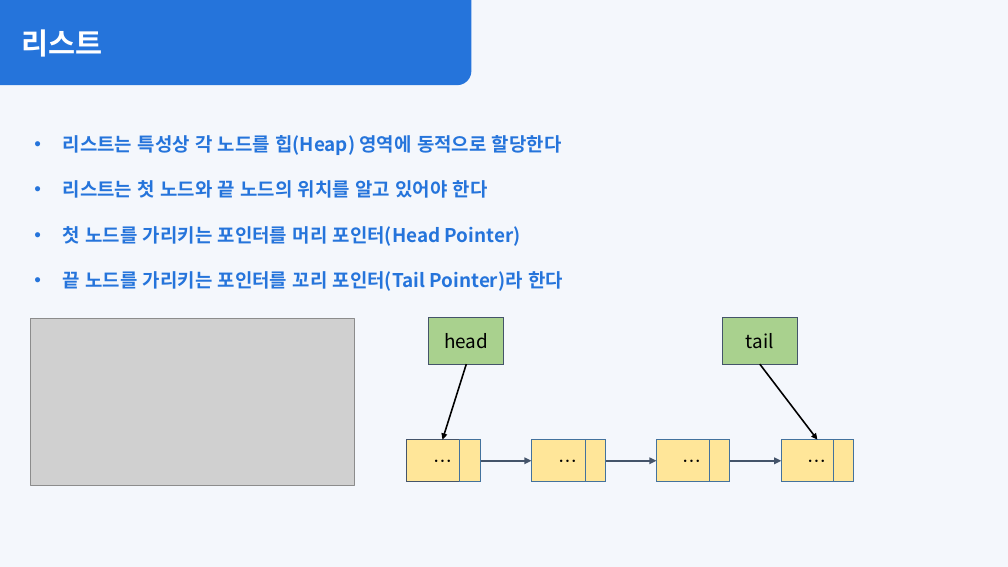
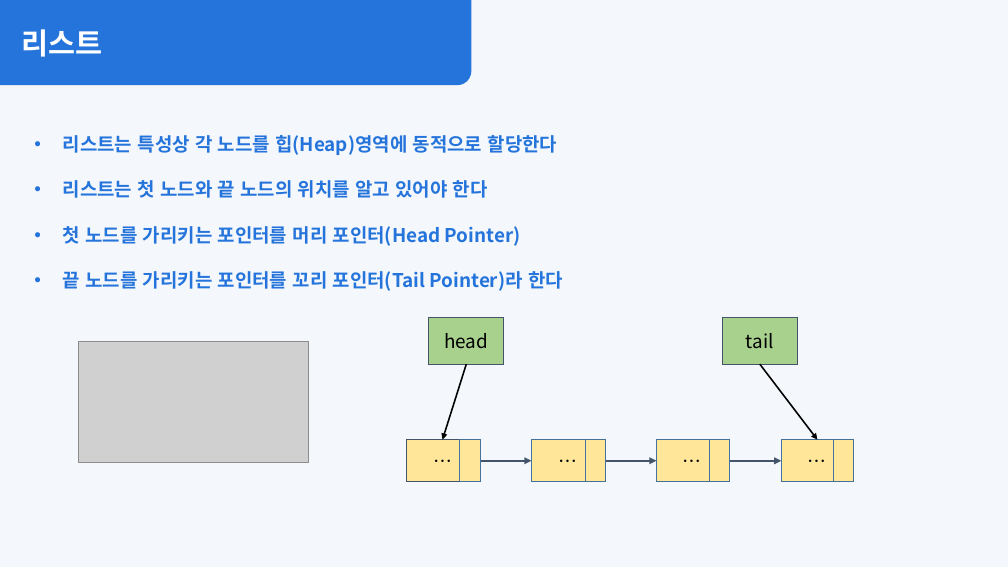
Before and after one commit to Hamsik2rang/SA24-Algorithm-Study, a slide deck: slide 32 of Language_Study/C/PPT/알고리즘 스터디 - 정렬, 이분탐색, 자료구조-리스트.pptx. Drawn at 1008x567 pixels with LibreOffice and Linux fonts; fonts in the diff are those of the drawing; grey boxes stand for pictures. Boxes give left, top, right and bottom in pixels: in the first picture for what was removed or moved away, otherwise in the second. Text is boxed around its words. In the diff, an @@ line names an element or a change of style, - is before the commit and + after.

```diff
--- a/Language_Study/C/PPT/알고리즘 스터디 - 정렬, 이분탐색, 자료구조-리스트.pptx
+++ b/Language_Study/C/PPT/알고리즘 스터디 - 정렬, 이분탐색, 자료구조-리스트.pptx
@@ text at <box>63,135,558,155</box>: spaces changed @@
-• 리스트는 특성상 각 노드를 힙(Heap) 영역에 동적으로 할당한다
+• 리스트는 특성상 각 노드를 힙(Heap)영역에 동적으로 할당한다
@@ picture: place and size @@
-picture at <box>31,319,355,485</box>
+picture at <box>79,341,309,462</box>
```
Also in this commit, not shown: 3 other slides changed.
